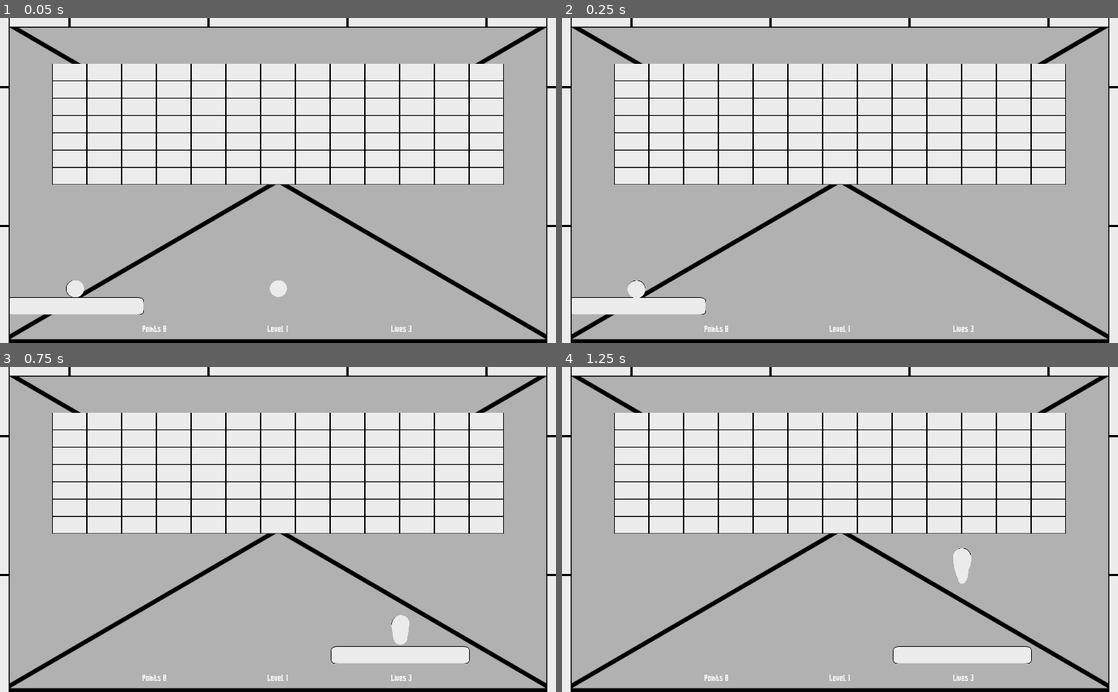
Above: before the commit, frames 1-4 (two rows, left to right).
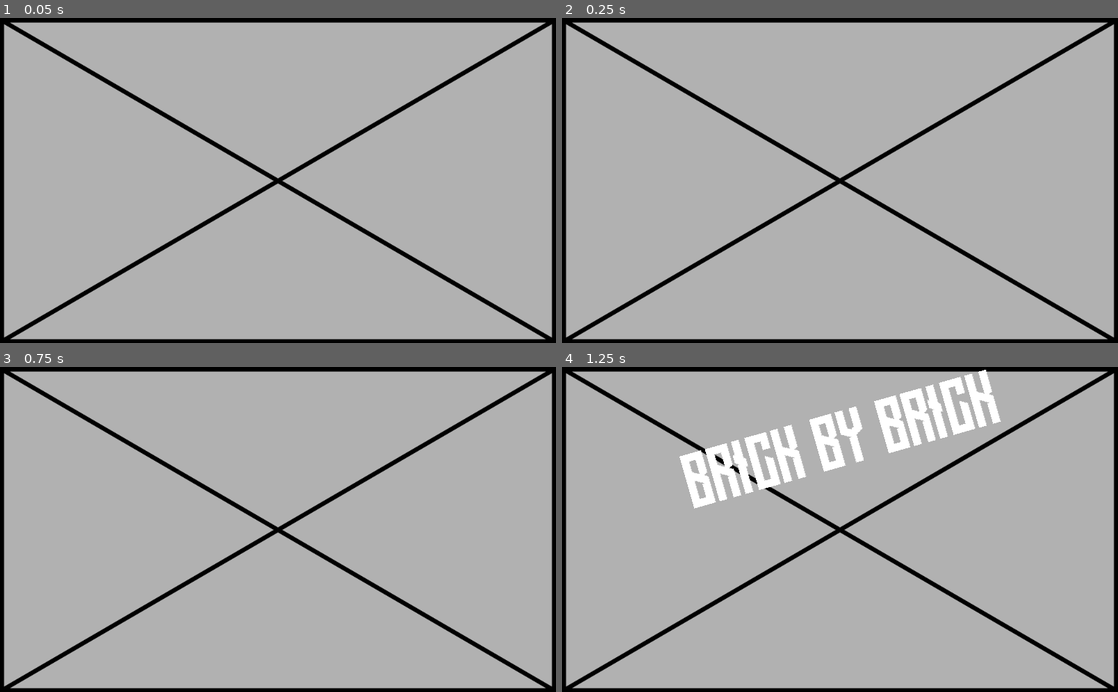
Above: after the commit, the same moments.

Repository: RhetHypo/BrickByBrickPolished
Game: Godot game, scene res://scenes/menus/MainTitle.tscn
Same seed, same stepped clock (60 frames per second), same inputs: the game is played once before the commit and once after it. Before the commit the project starts from res://scenes/levels/Gamefield.tscn.
Inputs (mouse positions are in pixels of both pictures, inside the frame that each line leads up to):
- Up to frame 1 (0.05 s): no input
- Up to frame 2 (0.25 s): no input
- Up to frame 3 (0.75 s): tap Enter at 0.5 s; move the mouse to (400, 513) at 0.52 s; click (400, 513) at 0.6 s
- Up to frame 4 (1.25 s): no input

The runs differ from the first frame. In frame 1, 38% of the frame differs, in the area x 0-100%, y 0-100%; in frame 2, 38%; in frame 3, 38%; in frame 4, 35%.

Commit message:
Added settings to main menu, with some adjustments

Diff:
--- a/project.godot
+++ b/project.godot
@@ -16,7 +16,7 @@
 [application]
 
 config/name="BrickByBrick"
-run/main_scene="res://scenes/levels/Gamefield.tscn"
+run/main_scene="res://scenes/menus/MainTitle.tscn"
 config/icon="res://icon.png"
 
 [autoload]
--- a/scenes/levels/Gamefield.gd
+++ b/scenes/levels/Gamefield.gd
@@ -133,56 +133,3 @@
 
 func init_settings():
 	get_node("Camera2D/CanvasLayer/PauseDialog/MarginContainer/VBoxContainer/DifficultyOptions").visible = false
-	update_settings()
-
-func update_settings():
-	var pause_settings = get_node("Camera2D/CanvasLayer/PauseDialog/MarginContainer/VBoxContainer")
-	pause_settings.get_node("Music").pressed = settings.music_enabled
-	pause_settings.get_node("MusicHSlider").value = settings.music_level
-	pause_settings.get_node("Sound").pressed = settings.sound_enabled
-	pause_settings.get_node("SoundHSlider").value = settings.sound_level
-	pause_settings.get_node("ControlOptions").selected = settings.control_scheme
-	pause_settings.get_node("GraphicsOptions").selected = settings.graphics
-	pause_settings.get_node("DifficultyOptions").selected = settings.difficulty
-	settings.save_settings()
-
-func _on_Music_pressed():
-	settings.music_enabled = !settings.music_enabled
-	update_settings()
-
-
-func _on_MusicHSlider_value_changed(value):
-	settings.music_level = value
-	if value > 0:
-		settings.music_enabled = true
-	else:
-		settings.music_enabled = false
-	update_settings()
-
-
-func _on_Sound_pressed():
-	settings.sound_enabled = !settings.sound_enabled
-	update_settings()
-
-
-func _on_SoundHSlider_value_changed(value):
-	settings.sound_level = value
-	if value > 0:
-		settings.sound_enabled = true
-	else:
-		settings.sound_enabled = false
-	update_settings()
-
-func _on_ControlOptions_item_selected(ID):
-	settings.control_scheme = ID
-	update_settings()
-
-
-func _on_GraphicsOptions_item_selected(ID):
-	settings.graphics = ID
-	update_settings()
-
-
-func _on_DifficultyOptions_item_selected(ID):
-	settings.difficulty = ID
-	update_settings()
--- a/scenes/menus/MainTitle.gd
+++ b/scenes/menus/MainTitle.gd
@@ -20,3 +20,7 @@
 func _on_AnimationPlayer_animation_finished(anim_name):
 	if anim_name == "Title":
 		$AnimationPlayer.play("Buttons")
+
+
+func _on_SettingsButton_pressed():
+	get_node("PauseDialog").popup_centered()
--- a/scenes/menus/MainTitle.tscn
+++ b/scenes/menus/MainTitle.tscn
@@ -7,6 +7,7 @@
 [ext_resource path="res://images/pressed.png" type="Texture" id=5]
 [ext_resource path="res://images/hover.png" type="Texture" id=6]
 [ext_resource path="res://images/disabled.png" type="Texture" id=7]
+[ext_resource path="res://scenes/menus/PauseDialog.tscn" type="PackedScene" id=8]
 
 [sub_resource type="DynamicFont" id=1]
 font_data = ExtResource( 3 )
@@ -104,6 +105,7 @@
 script = ExtResource( 1 )
 
 [node name="CenterContainer2" type="CenterContainer" parent="."]
+editor/display_folded = true
 anchor_right = 1.0
 anchor_bottom = 1.0
 grow_horizontal = 2
@@ -228,5 +230,8 @@
 text = "QUIT"
 align = 1
 valign = 1
+
+[node name="PauseDialog" parent="." instance=ExtResource( 8 )]
 [connection signal="animation_finished" from="AnimationPlayer" to="." method="_on_AnimationPlayer_animation_finished"]
 [connection signal="timeout" from="DelayTimer" to="." method="_on_DelayTimer_timeout"]
+[connection signal="pressed" from="CenterContainer/ButtonGrid/SettingsButton" to="." method="_on_SettingsButton_pressed"]
--- /dev/null
+++ b/scenes/menus/PauseDialog.gd
@@ -0,0 +1,58 @@
+extends PopupDialog
+
+# Called when the node enters the scene tree for the first time.
+func _ready():
+	settings.load_settings()
+	update_settings()
+
+func update_settings():
+	var pause_settings = get_node("MarginContainer/VBoxContainer")
+	pause_settings.get_node("MusicHSlider").value = settings.music_level
+	pause_settings.get_node("SoundHSlider").value = settings.sound_level
+	pause_settings.get_node("Music").pressed = settings.music_enabled
+	pause_settings.get_node("Sound").pressed = settings.sound_enabled
+	pause_settings.get_node("ControlOptions").selected = settings.control_scheme
+	pause_settings.get_node("GraphicsOptions").selected = settings.graphics
+	pause_settings.get_node("DifficultyOptions").selected = settings.difficulty
+	settings.save_settings()
+
+func _on_Music_pressed():
+	settings.music_enabled = !settings.music_enabled
+	update_settings()
+
+
+func _on_MusicHSlider_value_changed(value):
+	settings.music_level = value
+#	if value > 0:
+#		settings.music_enabled = true
+#	else:
+#		settings.music_enabled = false
+	update_settings()
+
+
+func _on_Sound_pressed():
+	settings.sound_enabled = !settings.sound_enabled
+	update_settings()
+
+
+func _on_SoundHSlider_value_changed(value):
+	settings.sound_level = value
+#	if value > 0:
+#		settings.sound_enabled = true
+#	else:
+#		settings.sound_enabled = false
+	update_settings()
+
+func _on_ControlOptions_item_selected(ID):
+	settings.control_scheme = ID
+	update_settings()
+
+
+func _on_GraphicsOptions_item_selected(ID):
+	settings.graphics = ID
+	update_settings()
+
+
+func _on_DifficultyOptions_item_selected(ID):
+	settings.difficulty = ID
+	update_settings()
--- a/scenes/menus/PauseDialog.tscn
+++ b/scenes/menus/PauseDialog.tscn
@@ -1,6 +1,7 @@
-[gd_scene load_steps=10 format=2]
+[gd_scene load_steps=11 format=2]
 
 [ext_resource path="res://other/long_shot/Long_Shot.ttf" type="DynamicFontData" id=1]
+[ext_resource path="res://scenes/menus/PauseDialog.gd" type="Script" id=2]
 
 [sub_resource type="DynamicFont" id=1]
 font_data = ExtResource( 1 )
@@ -43,6 +44,7 @@
 margin_right = 230.0
 margin_bottom = 330.0
 theme = SubResource( 2 )
+script = ExtResource( 2 )
 
 [node name="MarginContainer" type="MarginContainer" parent="."]
 anchor_right = 1.0
@@ -123,3 +125,10 @@
 align = 1
 items = [ "EASY", null, false, 0, null, "NORMAL", null, false, 1, null, "HARD", null, false, 2, null ]
 selected = 0
+[connection signal="pressed" from="MarginContainer/VBoxContainer/Music" to="." method="_on_Music_pressed"]
+[connection signal="value_changed" from="MarginContainer/VBoxContainer/MusicHSlider" to="." method="_on_MusicHSlider_value_changed"]
+[connection signal="pressed" from="MarginContainer/VBoxContainer/Sound" to="." method="_on_Sound_pressed"]
+[connection signal="value_changed" from="MarginContainer/VBoxContainer/SoundHSlider" to="." method="_on_SoundHSlider_value_changed"]
+[connection signal="item_selected" from="MarginContainer/VBoxContainer/ControlOptions" to="." method="_on_ControlOptions_item_selected"]
+[connection signal="item_selected" from="MarginContainer/VBoxContainer/GraphicsOptions" to="." method="_on_GraphicsOptions_item_selected"]
+[connection signal="item_selected" from="MarginContainer/VBoxContainer/DifficultyOptions" to="." method="_on_DifficultyOptions_item_selected"]
Not shown: 4 places in scenes/levels/Gamefield.tscn that only renumber resources
Not shown: 1 places in scenes/menus/MainTitle.tscn that only renumber resources
